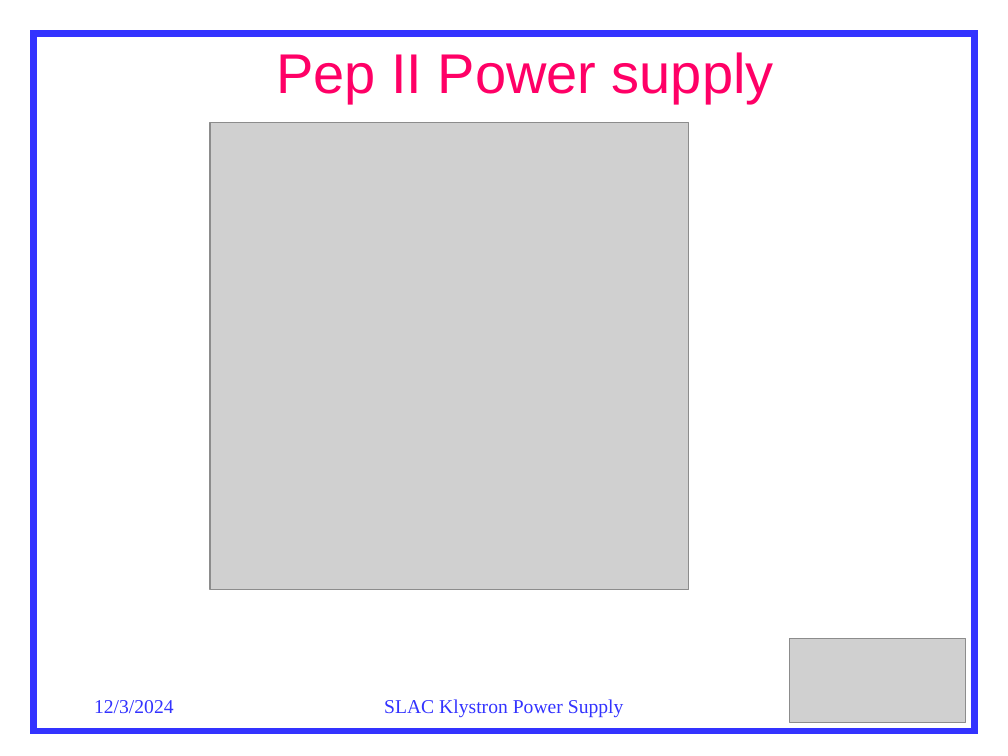
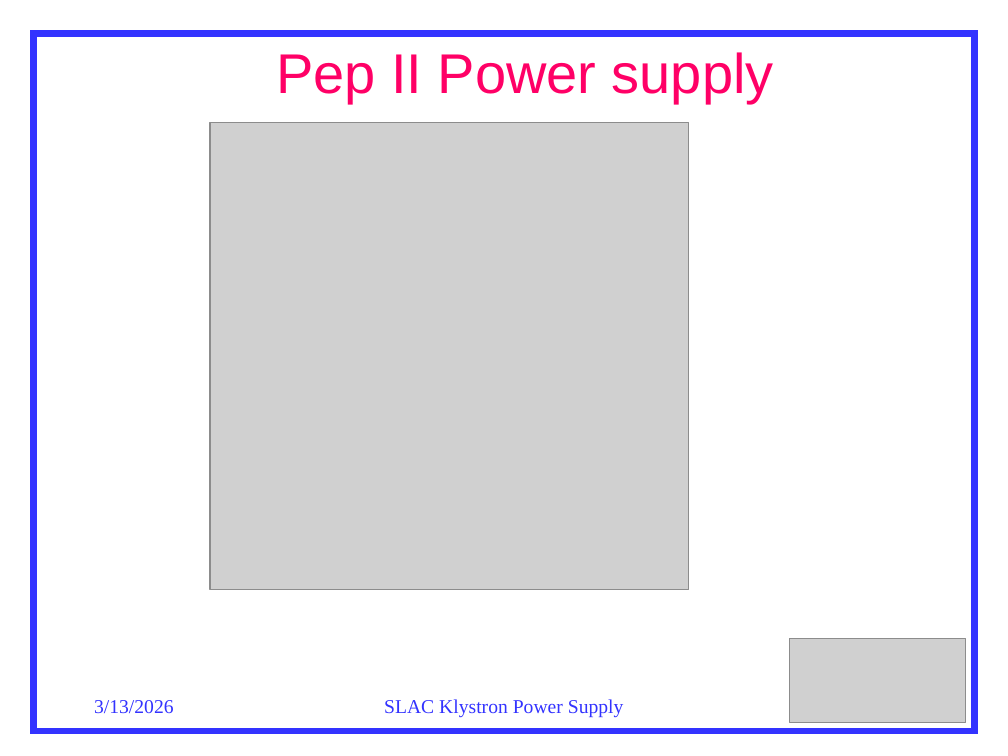
Before and after one commit to fayaw/spearlegacyLLRF, a slide deck: slide 13 of hvps/architecture/originalDocuments/pepII supply.pptx. Drawn at 1008x756 pixels with LibreOffice and Linux fonts; fonts in the diff are those of the drawing; grey boxes stand for pictures. Boxes give left, top, right and bottom in pixels: in the first picture for what was removed or moved away, otherwise in the second. Text is boxed around its words. In the diff, an @@ line names an element or a change of style, - is before the commit and + after.

```diff
--- a/hvps/architecture/originalDocuments/pepII supply.pptx
+++ b/hvps/architecture/originalDocuments/pepII supply.pptx
@@ text at box(94, 700, 174, 713): text changed @@
-12/3/2024
+3/13/2026
```
Also in this commit, not shown: 23 other slides changed, 4 other files.
